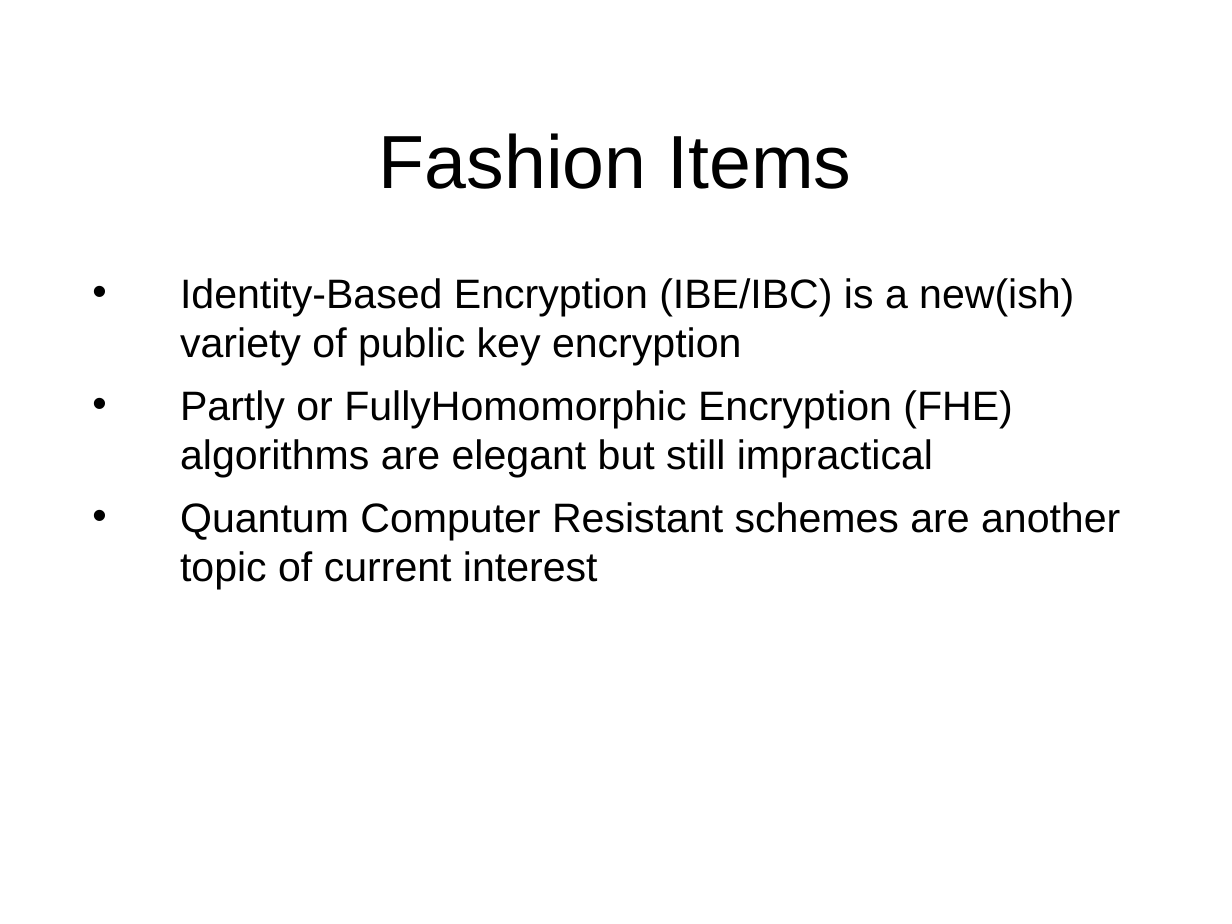
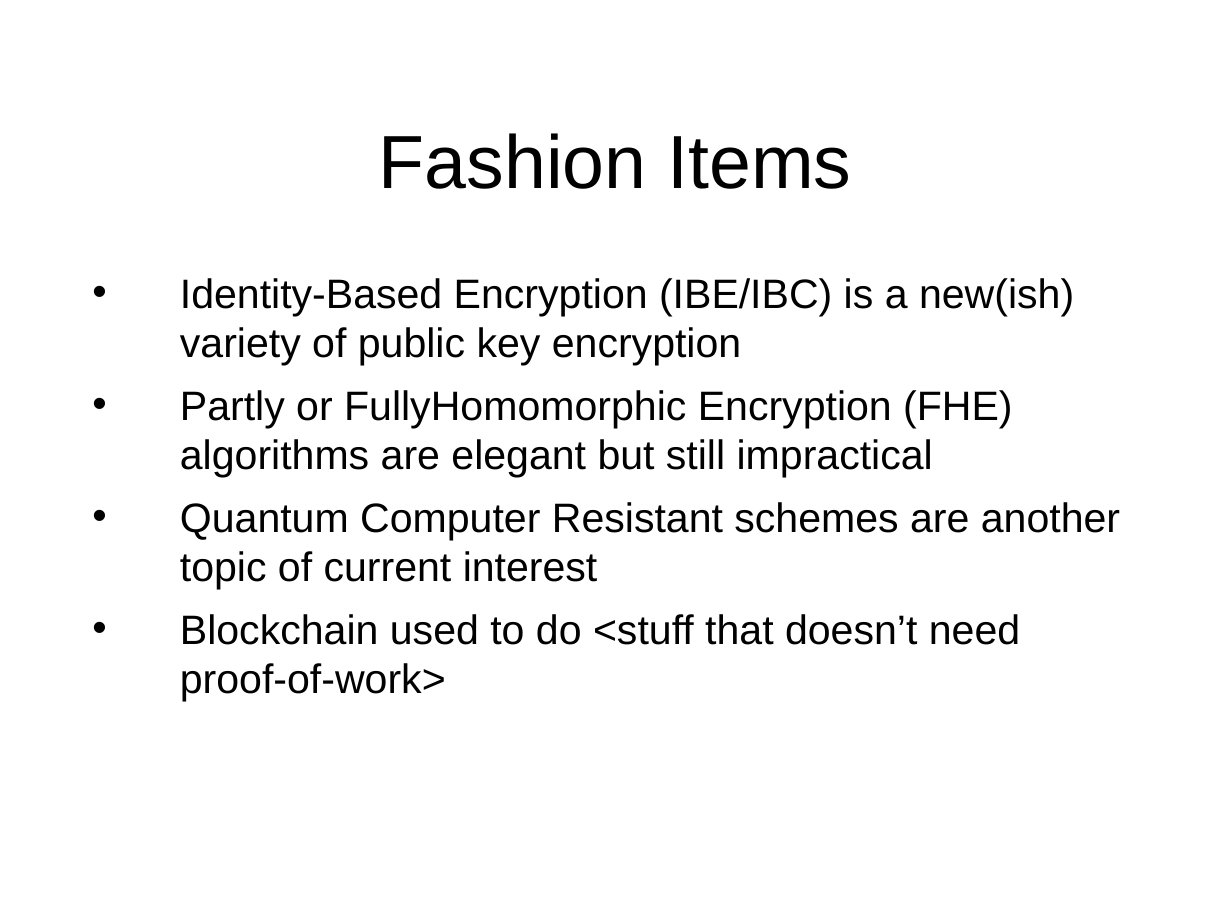
Before and after one commit to sftcd/cs7053, a slide deck: slide 6 of 2016lectures/03-crypto.ppt. Drawn at 1232x924 pixels with LibreOffice and Linux fonts; fonts in the diff are those of the drawing. Boxes give left, top, right and bottom in pixels: in the first picture for what was removed or moved away, otherwise in the second. Text is boxed around its words. In the diff, an @@ line names an element or a change of style, - is before the commit and + after.

```diff
--- a/2016lectures/03-crypto.ppt
+++ b/2016lectures/03-crypto.ppt
@@ text at (180,614,1020,701): paragraph added @@
+• Blockchain used to do <stuff that doesn’t need proof-of-work>
```
Also in this commit, not shown: 59 other slides changed, 4 slides added, 2 other files.
